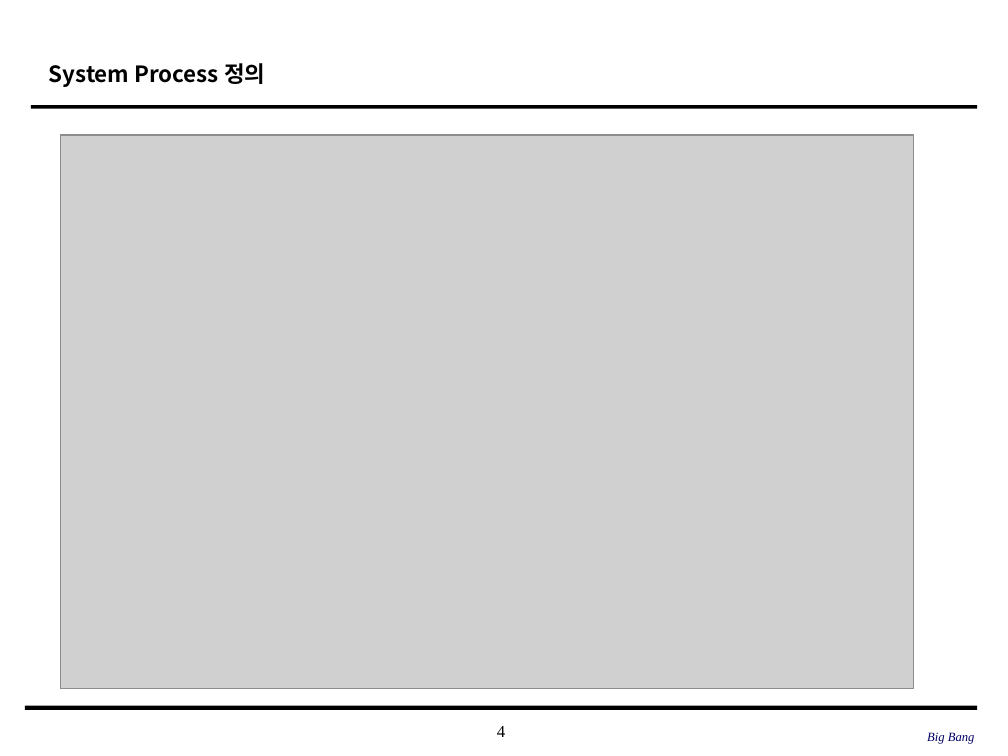
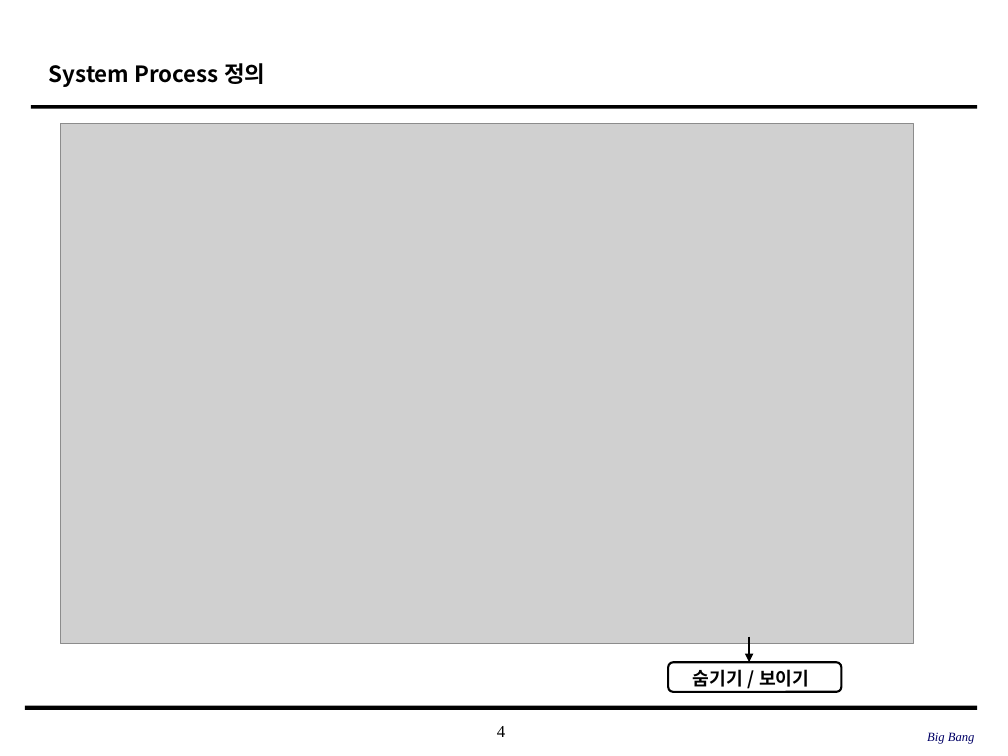
Before and after one commit to SE-admin/SE2017_1_bigbang, a slide deck: slide 4 of doc/3_ 설계서/UI Design Template.pptx. Drawn at 1008x756 pixels with LibreOffice and Linux fonts; fonts in the diff are those of the drawing; grey boxes stand for pictures; background and template pictures are left out. Boxes give left, top, right and bottom in pixels: in the first picture for what was removed or moved away, otherwise in the second. Text is boxed around its words. In the diff, an @@ line names an element or a change of style, - is before the commit and + after.

```diff
--- a/doc/3_ 설계서/UI Design Template.pptx
+++ b/doc/3_ 설계서/UI Design Template.pptx
@@ picture: place and size @@
-picture at [60, 135, 913, 689]
+picture at [60, 123, 913, 644]
@@ arrow added from (749, 637) to (749, 662), #000000 1.5 pt @@
@@ rounded rectangle added at [668, 662, 842, 691], outline #000000 1.5 pt @@
@@ text added at [693, 669, 809, 687], 13 pt, text #000000, bold @@
+숨기기 / 보이기
```
Also in this commit, not shown: 10 other slides changed, 1 other file.
